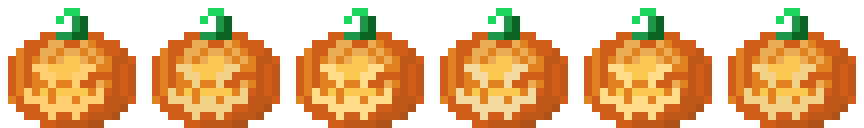
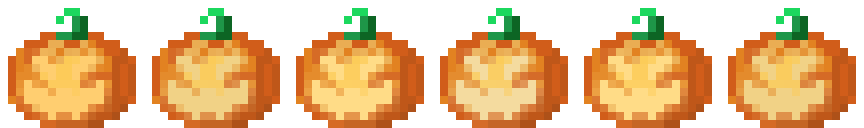
Comparing the layer stacks of the two 864×128 images. Changes:
added layer "Face 2 Emissive" above "Face 2" over [16,48,832,128]
added layer "Face 2" above "Flame" over [24,56,824,120]
hid "Flame" over [24,64,824,120]
painted on "Pasted Layer" over [24,64,824,120]
